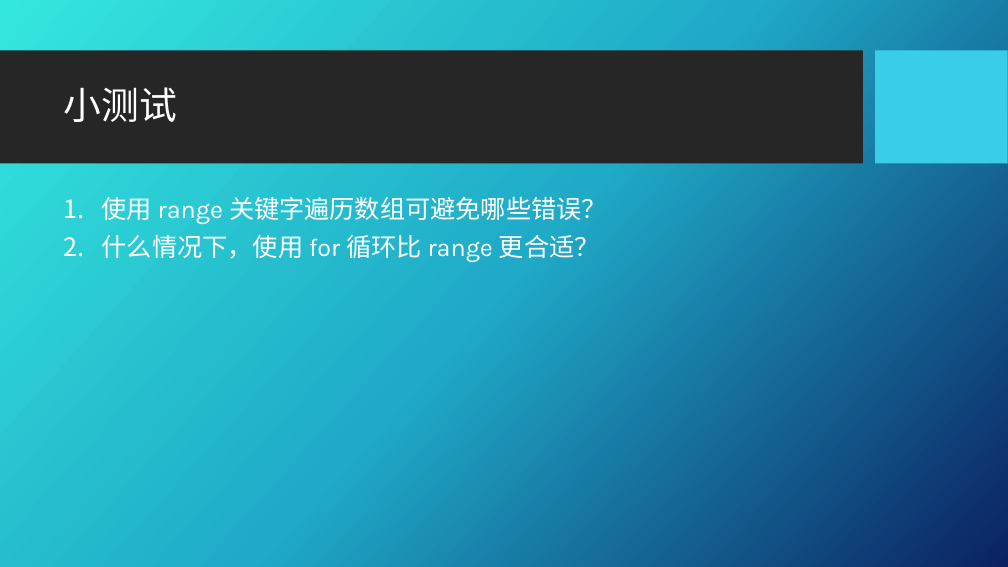
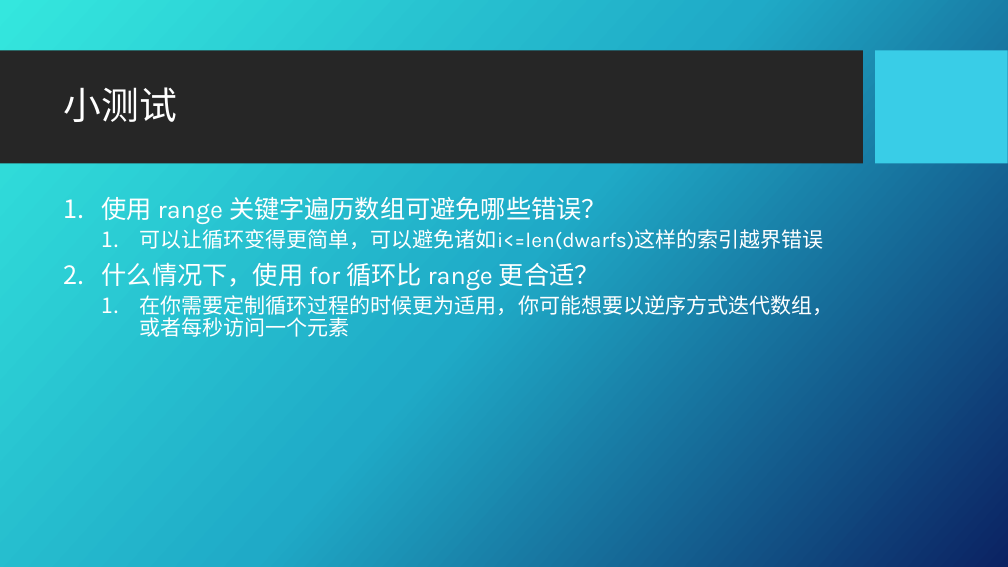
Before and after one commit to Applevegetable/note, a slide deck: slide 10 of PPT/Go 16.pptx. Drawn at 1008x567 pixels with LibreOffice and Linux fonts; fonts in the diff are those of the drawing; background and template pictures are left out. Boxes give left, top, right and bottom in pixels: in the first picture for what was removed or moved away, otherwise in the second. Text is boxed around its words. In the diff, an @@ line names an element or a change of style, - is before the commit and + after.

```diff
--- a/PPT/Go 16.pptx
+++ b/PPT/Go 16.pptx
@@ text at bbox=[139, 226, 823, 252]: paragraph added @@
+  1. 可以让循环变得更简单，可以避免诸如i<=len(dwarfs)这样的索引越界错误
@@ text at bbox=[139, 292, 833, 337]: paragraph added @@
+  1. 在你需要定制循环过程的时候更为适用，你可能想要以逆序方式迭代数组，或者每秒访问一个元素
```
Also in this commit, not shown: 5 other slides changed, 13 other files.
